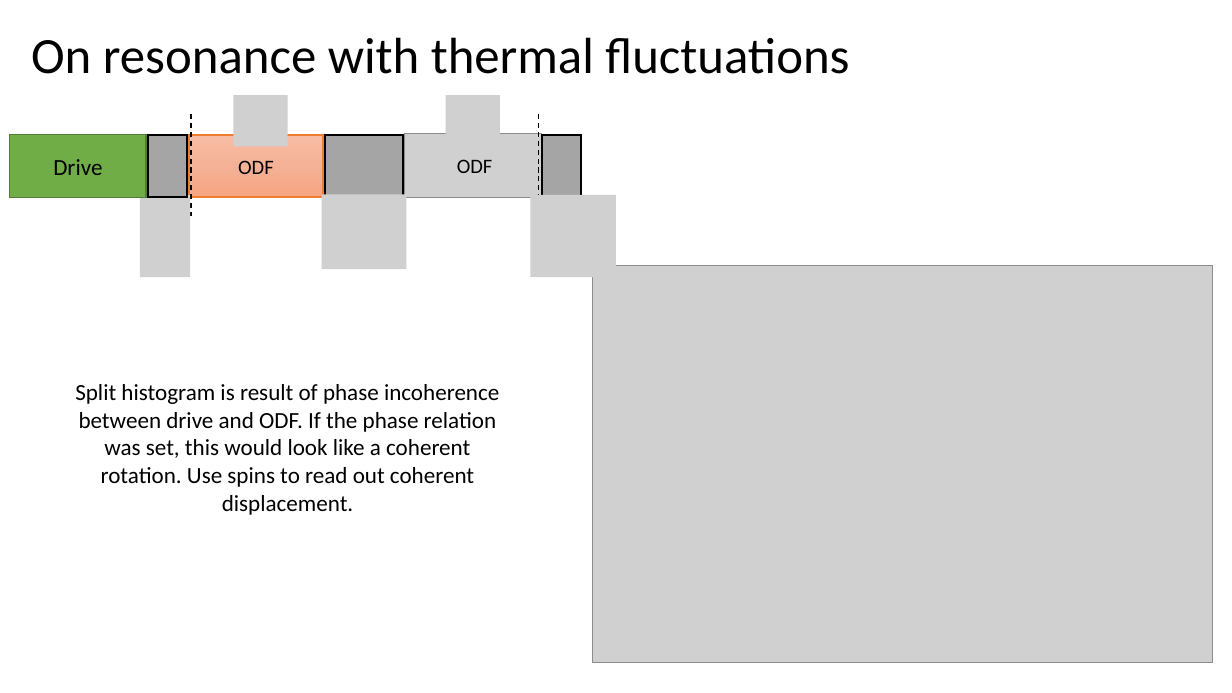
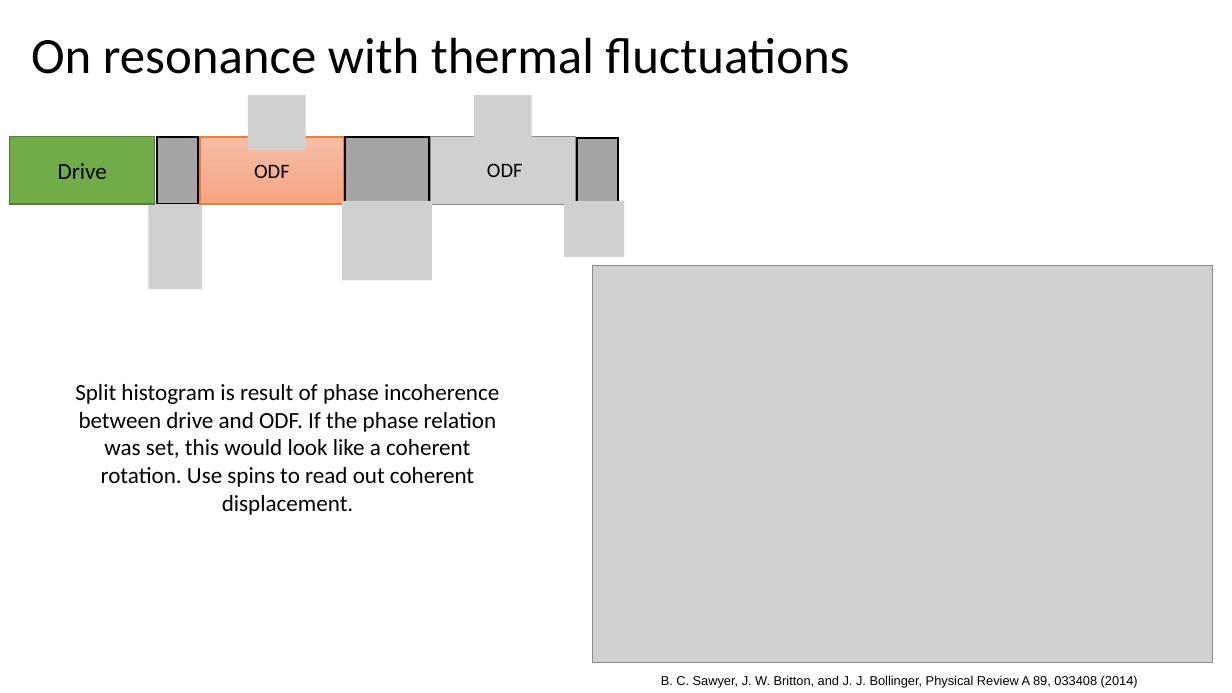
Before and after one commit to kgilmo/amplitude_sensing_paper, a slide deck: slide 9 of amplitude_sensing_penning.pptx. Drawn at 1232x693 pixels with LibreOffice and Linux fonts; fonts in the diff are those of the drawing; grey boxes stand for pictures; background and template pictures are left out. Boxes give left, top, right and bottom in pixels: in the first picture for what was removed or moved away, otherwise in the second. Text is boxed around its words. In the diff, an @@ line names an element or a change of style, - is before the commit and + after.

```diff
--- a/amplitude_sensing_penning.pptx
+++ b/amplitude_sensing_penning.pptx
@@ line removed from (191, 114) to (191, 216) @@
@@ picture: place and size @@
-picture at [234, 95, 288, 147]
+picture at [248, 95, 305, 150]
@@ picture: place and size @@
-picture at [445, 95, 500, 147]
+picture at [474, 95, 531, 150]
@@ line removed from (539, 114) to (539, 220) @@
@@ rectangle "Drive": place and size @@
-rectangle "Drive" at [9, 134, 146, 197]
+rectangle "Drive" at [9, 137, 154, 204]
@@ rectangle: place and size @@
-rectangle at [148, 135, 187, 197]
+rectangle at [157, 138, 199, 204]
@@ rectangle "ODF": place and size @@
-rectangle "ODF" at [189, 135, 323, 197]
+rectangle "ODF" at [201, 138, 344, 204]
@@ rectangle: place and size @@
-rectangle at [325, 135, 404, 197]
+rectangle at [346, 138, 429, 204]
@@ picture: place and size @@
-picture at [405, 134, 542, 198]
+picture at [430, 137, 576, 205]
@@ rectangle: place and size @@
-rectangle at [543, 135, 581, 197]
+rectangle at [577, 138, 618, 204]
@@ text "ODF": place and size @@
-text "ODF" at [457, 159, 493, 173]
+text "ODF" at [487, 163, 523, 177]
@@ picture: place and size @@
-picture at [140, 195, 190, 277]
+picture at [149, 201, 202, 289]
@@ picture: place and size @@
-picture at [322, 194, 407, 269]
+picture at [342, 201, 433, 280]
@@ picture: place and size @@
-picture at [531, 195, 616, 277]
+picture at [565, 201, 625, 257]
@@ text added at [661, 675, 1138, 688], 10 pt, text #000000 @@
+B. C. Sawyer, J. W. Britton, and J. J. Bollinger, Physical Review A 89, 033408 (2014)
```
Also in this commit, not shown: 7 other slides changed, 3 slides added, 6 other files.
